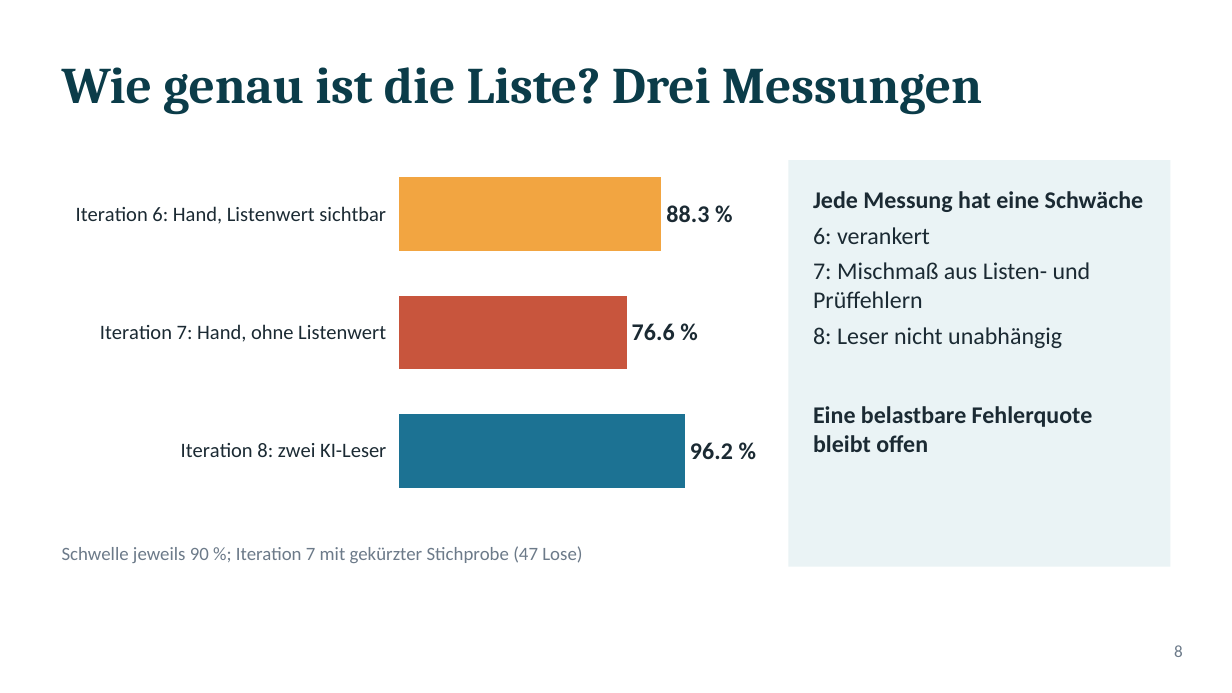
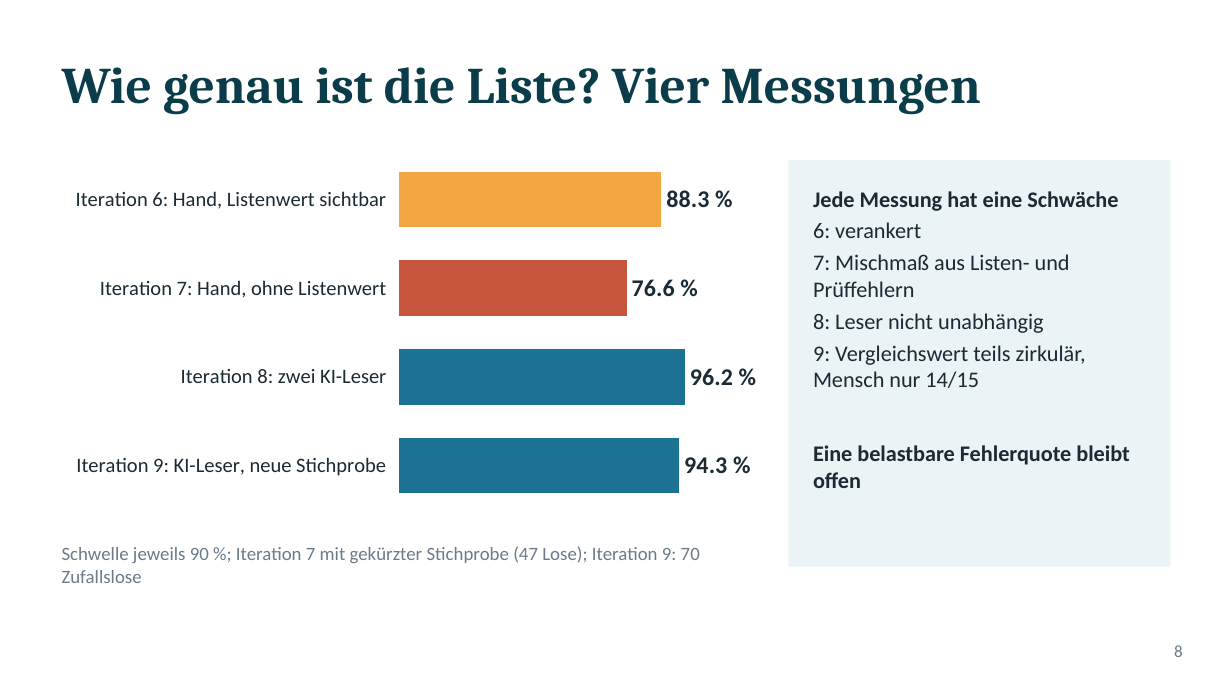
Before and after one commit to ludwigrichthammer9-web/vergabe_radar, a slide deck: slide 8 of docs/vortrag/vortrag_vergabe_radar.pptx. Drawn at 1232x693 pixels with LibreOffice and Linux fonts; fonts in the diff are those of the drawing. Boxes give left, top, right and bottom in pixels: in the first picture for what was removed or moved away, otherwise in the second. Text is boxed around its words. In the diff, an @@ line names an element or a change of style, - is before the commit and + after.

```diff
--- a/docs/vortrag/vortrag_vergabe_radar.pptx
+++ b/docs/vortrag/vortrag_vergabe_radar.pptx
@@ title at (62, 67, 981, 115): text changed @@
-Wie genau ist die Liste? Drei Messungen
+Wie genau ist die Liste? Vier Messungen
@@ bar chart at (62, 148, 764, 517) @@
-categories: Iteration 6: Hand, Listenwert sichtbar, Iteration 7: Hand, ohne Listenwert, Iteration 8: zwei KI-Leser
+categories: Iteration 6: Hand, Listenwert sichtbar, Iteration 7: Hand, ohne Listenwert, Iteration 8: zwei KI-Leser, Iteration 9: KI-Leser, neue Stichprobe
-Series 1: 88.3, 76.6, 96.2
+Series 1: 88.3, 76.6, 96.2, 94.3
@@ text at (813, 191, 1129, 488): size 14 to 13 pt in "Jede Messung hat eine Schwäche", "6: verankert", "7: Mischmaß aus Listen- und Prüffehlern", "8: Leser nicht unabhängig" and 1 more places; less space between paragraphs @@
@@ text at (813, 345, 1086, 388): paragraph added @@
+9: Vergleichswert teils zirkulär, Mensch nur 14/15
@@ text at (62, 546, 700, 583): text changed @@
-Schwelle jeweils 90 %; Iteration 7 mit gekürzter Stichprobe (47 Lose)
+Schwelle jeweils 90 %; Iteration 7 mit gekürzter Stichprobe (47 Lose); Iteration 9: 70 Zufallslose
```
Also in this commit, not shown: 5 other slides changed, 14 other files.
